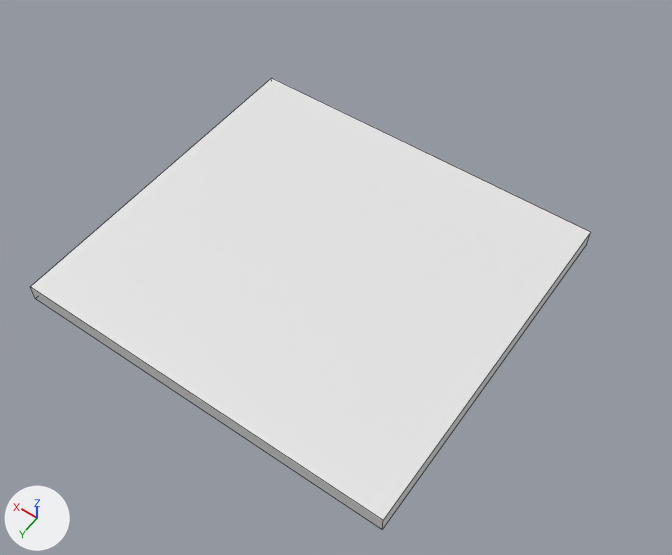
One commit to the FBX model Assets/Art/Basic Shelf Seperated/Base Counter C.fbx: the scene before it, then after it.
Camera for both pictures: a camera (50 mm lens) standing at (-1.79, 2.45, 3.89) and looking at (0.03, -0.1, -0.12). The lights are fixed; the arrows at lower left show +X, +Y and +Z. Mesh edges are drawn as thin lines. Where no turn or scale is listed for an object, it has been applied to the vertices.

Objects in the first picture: 'Counter C'.
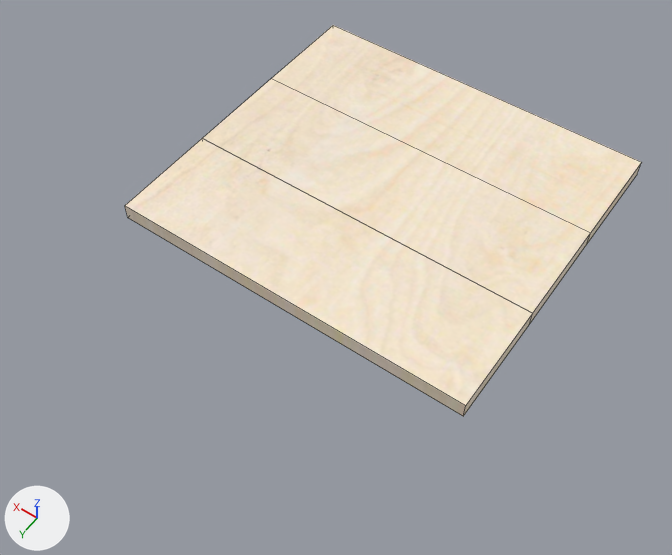
The newer file is also rescaled (x1.019), turned or shifted as a whole; pictures and numbers use the older file's frame.

Location of each change, (x1, y1, x2, y2) in pixels of the pictures (672 x 555 px):
'Counter C', reshaped (31% narrower, 46% shorter)
    before: (31, 78, 591, 530)
    after: (203, 78, 590, 323)
'Counter R', added
    after: (125, 138, 533, 417)
'Counter L', added
    after: (272, 25, 641, 243)

What changed in the scene script:
```text
Add img_birch_plywood_5fd0bffa87982_1200_jpg:
    img_birch_plywood_5fd0bffa87982_1200_jpg = load_image('birch-plywood-5fd0bffa87982-1200.jpg', '../Materials/birch-plywood-5fd0bffa87982-1200.jpg', 978, 1000, 'sRGB')
Add mat_plywood:
    mat_plywood = principled_material('Plywood')
    mat_plywood.texture = img_birch_plywood_5fd0bffa87982_1200_jpg
Change me_cube_034:
    used by ob_counter_c; location = (0.0, 0.0, 0.0)
    remove me_cube_034.from_pydata(...)  # 8 vertices, 6 faces; spans x -1.0..1.17, y -1.0..1.0, z 0.0..0.1
    add me_cube_034.from_pydata(...)  # 8 vertices, 6 faces; spans x -1.0..1.17, y -1.0..-0.35, z 0.0..0.1
    me_cube_034 part 1
    4 vertices are removed from x -1.0..1.17, y 1.0, z 0.0..0.1
    5 faces are deleted
    4 vertices are added at (-1.0, -0.35, 0.0), (1.17, -0.35, 0.0), (1.17, -0.35, 0.1), (-1.0, -0.35, 0.1)
    5 new faces join them
    add me_cube_034.materials.append(mat_plywood)  # picture img_birch_plywood_5fd0bffa87982_1200_jpg
Add me_counter_r:
    me_counter_r.from_pydata(...)  # a box spanning x -0.98..1.19, y -0.65..0.0, z 0.0..0.1
    me_counter_r.materials.append(mat_plywood)  # picture img_birch_plywood_5fd0bffa87982_1200_jpg
Add me_counter_l:
    me_counter_l.from_pydata(...)  # a box spanning x -0.98..1.19, y 0.0..0.65, z 0.0..0.1
    me_counter_l.materials.append(mat_plywood)  # picture img_birch_plywood_5fd0bffa87982_1200_jpg
Add ob_counter_r:
    ob_counter_r = bpy.data.objects.new('Counter R', me_counter_r)
    ob_counter_r.location = (-0.019, 0.308, 0.0)
Add ob_counter_l:
    ob_counter_l = bpy.data.objects.new('Counter L', me_counter_l)
    ob_counter_l.location = (-0.019, -1.654, 0.0)
```
